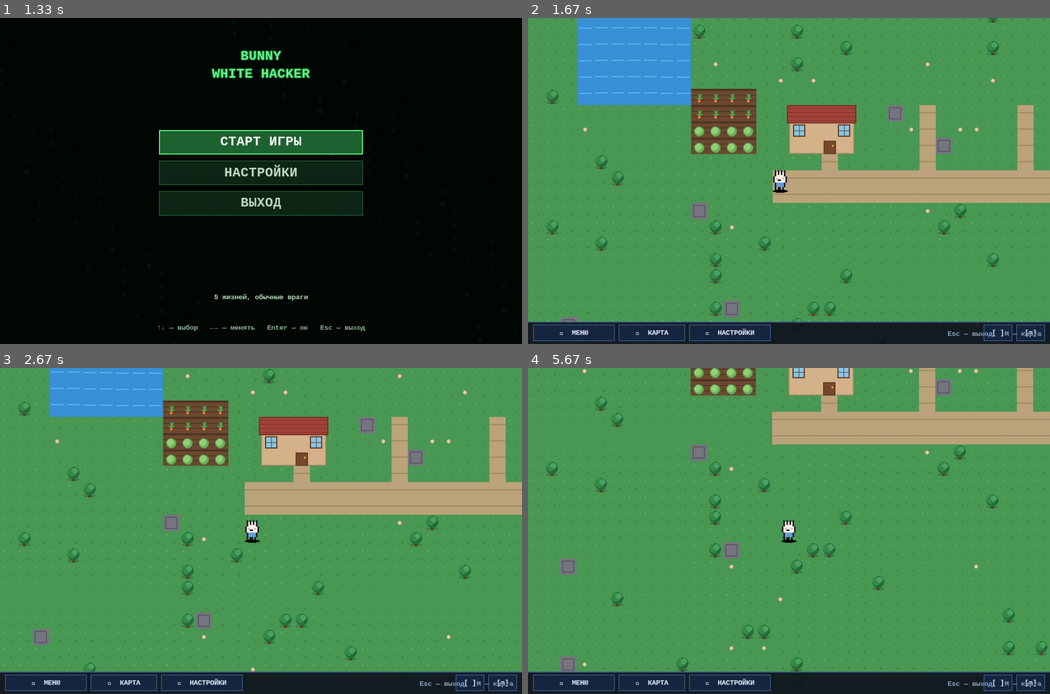
Above: before the commit, frames 1-4 (two rows, left to right).
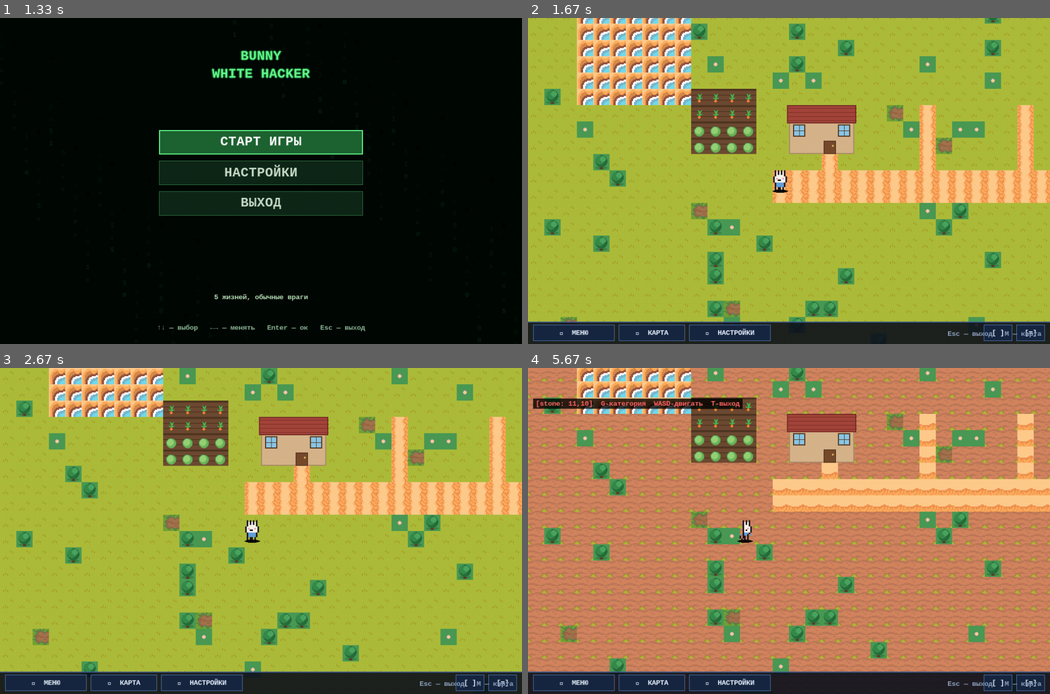
Above: after the commit, the same moments.

Repository: Folombas/PyGame2026
Game: pygame game, started from PyPixelTD/main.py
Same seed, same stepped clock (60 frames per second), same inputs: the game is played once before the commit and once after it.
Inputs (mouse positions are in pixels of both pictures, inside the frame that each line leads up to):
- Up to frame 1 (1.33 s): tap Enter at 0.33 s; tap S at 0.67 s; hold W from 1 s (still down)
- Up to frame 2 (1.67 s): release W at 1.47 s; tap Space at 1.55 s
- Up to frame 3 (2.67 s): hold Space 1.88-2.18 s; hold S 1.88-2.18 s; move the mouse to (99, 482) at 1.92 s; hold M 2.22-2.52 s; hold Down 2.22-2.52 s; hold M from 2.55 s (still down); hold S from 2.55 s (still down); move the mouse to (454, 645) at 2.58 s
- Up to frame 4 (5.67 s): tap T at 2.7, 3.7, 4.87 s; release M at 2.85 s; release S at 2.85 s; hold G 2.88-3.18 s; hold Down 2.88-3.18 s; move the mouse to (653, 410) at 2.92 s; type "an" at 3.22 s; type "n" at 3.42 s; hold Left 3.55-3.85 s; tap Enter at 3.55 s; hold A 3.88-4.28 s; tap G at 4.03, 5.53 s; hold Left 4.32-4.68 s; hold D 4.72-5.35 s; hold Down from 5.38 s (still down)

Frame 1 is identical in both runs. In frame 2, 84% of the frame differs, in the area x 0-100%, y 0-94%; in frame 3, 84%; in frame 4, 90%.

Commit message:
Real tile pack connected: green grass from Ninja Adventure

Diff:
--- /dev/null
+++ b/PyPixelTD/assets.py
@@ -0,0 +1,51 @@
+"""Загрузка спрайтов из assets/. Если файла нет — возвращает None,
+и игра использует процедурный спрайт."""
+import os
+import pygame
+
+ASSETS_DIR = os.path.join(os.path.dirname(__file__), "assets")
+_cache = {}
+
+
+def load_image(rel_path):
+    if rel_path in _cache:
+        return _cache[rel_path]
+    full = os.path.join(ASSETS_DIR, rel_path)
+    if not os.path.exists(full):
+        _cache[rel_path] = None
+        return None
+    try:
+        img = pygame.image.load(full).convert_alpha()
+        _cache[rel_path] = img
+        return img
+    except pygame.error as e:
+        print(f"[assets] не загрузил {rel_path}: {e}")
+        _cache[rel_path] = None
+        return None
+
+
+def extract_tile(sheet, tx, ty, tile_w, tile_h, scale=1):
+    if sheet is None:
+        return None
+    rect = pygame.Rect(tx * tile_w, ty * tile_h, tile_w, tile_h)
+    sub = pygame.Surface((tile_w, tile_h), pygame.SRCALPHA)
+    sub.blit(sheet, (0, 0), rect)
+    if scale != 1:
+        sub = pygame.transform.scale(sub, (tile_w * scale, tile_h * scale))
+    return sub
+
+
+def list_available():
+    print(f"[assets] ищу в {ASSETS_DIR}")
+    if not os.path.exists(ASSETS_DIR):
+        print("  ⚠ папки assets/ нет")
+        return
+    found = False
+    for root, dirs, files in os.walk(ASSETS_DIR):
+        for f in files:
+            if f.lower().endswith((".png", ".jpg")):
+                rel = os.path.relpath(os.path.join(root, f), ASSETS_DIR)
+                print(f"  ✓ {rel}")
+                found = True
+    if not found:
+        print("  ⚠ файлов PNG не найдено")
--- a/PyPixelTD/main.py
+++ b/PyPixelTD/main.py
@@ -318,6 +318,43 @@
                         title_screen.done = True
 
                 elif state == "world":
+                    # Toggle режима тестера
+                    if event.key == pygame.K_t:
+                        World._test_mode = not getattr(World, "_test_mode", False)
+                        if World._test_mode:
+                            if not hasattr(World, "_tile_coords"):
+                                World._tile_coords = {
+                                    "grass": [8, 8], "path": [3, 0],
+                                    "stone": [11, 10], "water": [0, 0],
+                                }
+                            if not hasattr(World, "_test_key"):
+                                World._test_key = "grass"
+                            print("[тест] ВКЛ · G-категория · WASD-двигать · T-выход")
+                        else:
+                            print("[тест] ВЫКЛ")
+                        continue
+                    # В режиме тестера — WASD двигает координаты
+                    if getattr(World, "_test_mode", False):
+                        cats = ["grass", "path", "stone", "water"]
+                        if event.key == pygame.K_g:
+                            i = cats.index(World._test_key)
+                            World._test_key = cats[(i + 1) % len(cats)]
+                            World._real_tiles.clear()
+                            print(f"[тест] категория: {World._test_key}")
+                        elif event.key in (pygame.K_LEFT, pygame.K_a):
+                            World._tile_coords[World._test_key][0] -= 1
+                            World._real_tiles.clear()
+                        elif event.key in (pygame.K_RIGHT, pygame.K_d):
+                            World._tile_coords[World._test_key][0] += 1
+                            World._real_tiles.clear()
+                        elif event.key in (pygame.K_UP, pygame.K_w):
+                            World._tile_coords[World._test_key][1] -= 1
+                            World._real_tiles.clear()
+                        elif event.key in (pygame.K_DOWN, pygame.K_s):
+                            World._tile_coords[World._test_key][1] += 1
+                            World._real_tiles.clear()
+                        continue
+                    # Обычное управление
                     if event.key == pygame.K_m:
                         state = "map"
                     elif event.key in (pygame.K_e, pygame.K_SPACE, pygame.K_RETURN):
@@ -397,10 +434,13 @@
             elif game_menu.result == "exit":
                 running = False
         elif state == "world":
-            player.update(keys, world.can_walk)
-            camera.follow(player.rect, world.w * TILE, world.h * TILE)
-            for v in world.villagers:
-                v.update()
+            if getattr(World, "_test_mode", False):
+                pass  # тестер — игрок стоит
+            else:
+                player.update(keys, world.can_walk)
+                camera.follow(player.rect, world.w * TILE, world.h * TILE)
+                for v in world.villagers:
+                    v.update()
         elif state == "interior" and interior:
             player.update(keys, interior.can_walk)
             interior.update(dt)
@@ -447,6 +487,16 @@
             world.draw_villagers(screen, camera, font_tiny)
             player.draw(screen, camera.x, camera.y)
             draw_ingame_bar(screen, font_small, (pc.cursor_x, pc.cursor_y))
+            # Тестер координат
+            if getattr(World, "_test_mode", False) and hasattr(World, "_tile_coords"):
+                k = getattr(World, "_test_key", "grass")
+                coord = World._tile_coords[k]
+                txt = f"[{k}: {coord[0]},{coord[1]}]  G-категория  WASD-двигать  T-выход"
+                s = font_small.render(txt, True, (255, 100, 100))
+                bg = pygame.Surface((s.get_width() + 10, s.get_height() + 4), pygame.SRCALPHA)
+                bg.fill((0, 0, 0, 200))
+                screen.blit(bg, (10, 60))
+                screen.blit(s, (15, 62))
         elif state == "interior" and interior:
             interior.draw(screen, camera.x, camera.y, font_tiny)
             player.draw(screen, camera.x, camera.y)
--- a/PyPixelTD/world_td.py
+++ b/PyPixelTD/world_td.py
@@ -1,5 +1,6 @@
 """Top-down мир: тайлы, дома, деревня."""
 import pygame
+import assets
 from settings import *
 
 
@@ -231,17 +232,27 @@
     # ---- Отрисовка ----
     _real_tiles = {}
 
+    @classmethod
+    def next_grass_candidate(cls):
+        cls._grass_candidate = (getattr(cls, "_grass_candidate", 0) + 1) % 15
+        cls._real_tiles.clear()
+        return cls._grass_candidate    # сбросить кеш при перезапуске
+
     def _get_real_tile(self, t):
         """Возвращает Surface тайла из assets/ или None."""
         if t in World._real_tiles:
             return World._real_tiles[t]
 
         # Карта: тип_тайла → (имя_листа, col, row)
+        # Тестер: World._tile_coords = (gx, gy, px, py) — настраивается снаружи
+        coords_set = getattr(World, "_tile_coords", None)
+        if coords_set is None:
+            coords_set = {"grass": (3, 11), "path": (3, 1), "stone": (11, 10), "water": (0, 0)}
         mapping = {
-            T_GRASS: ("floor", 2, 2),
-            T_PATH:  ("floor", 4, 0),
-            T_STONE: ("floor", 10, 8),
-            T_WATER: ("water", 3, 3),
+            T_GRASS: ("floor", coords_set["grass"][0], coords_set["grass"][1]),
+            T_PATH:  ("floor", coords_set["path"][0],  coords_set["path"][1]),
+            T_STONE: ("floor", coords_set["stone"][0], coords_set["stone"][1]),
+            T_WATER: ("water", coords_set["water"][0], coords_set["water"][1]),
         }
         coords = mapping.get(t)
         if coords is None:
@@ -274,6 +285,14 @@
                 sx = tx * TILE - cam.x
                 sy = ty * TILE - cam.y
                 r = (sx, sy, TILE, TILE)
+
+                # === Пробуем реальный тайл из assets/ ===
+                real = self._get_real_tile(t)
+                if real is not None:
+                    screen.blit(real, (sx, sy))
+                    continue
+
+                # Fallback — процедурные тайлы
                 if t == T_GRASS:
                     pygame.draw.rect(screen, GRASS, r)
                     # блик
